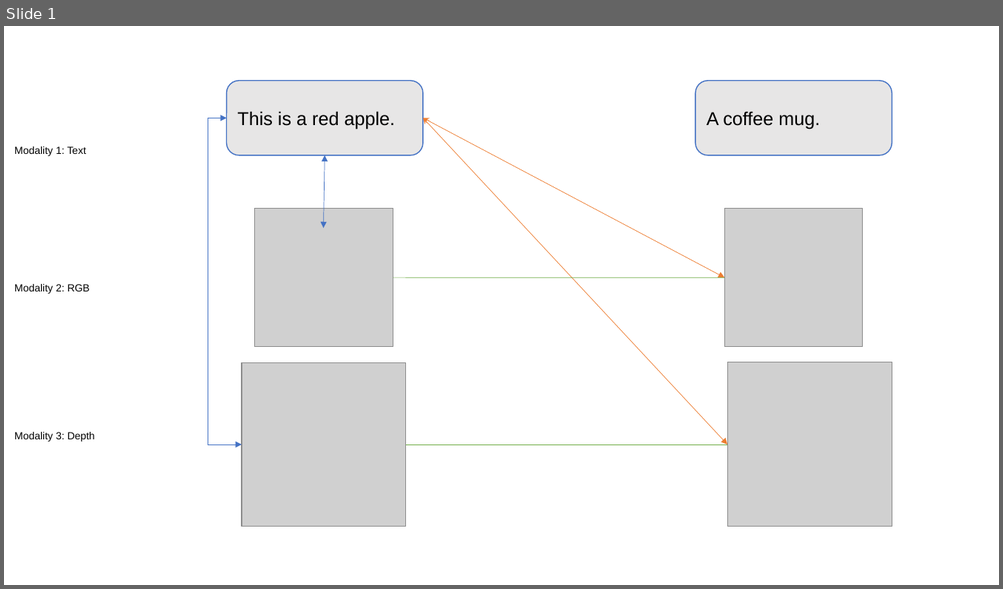
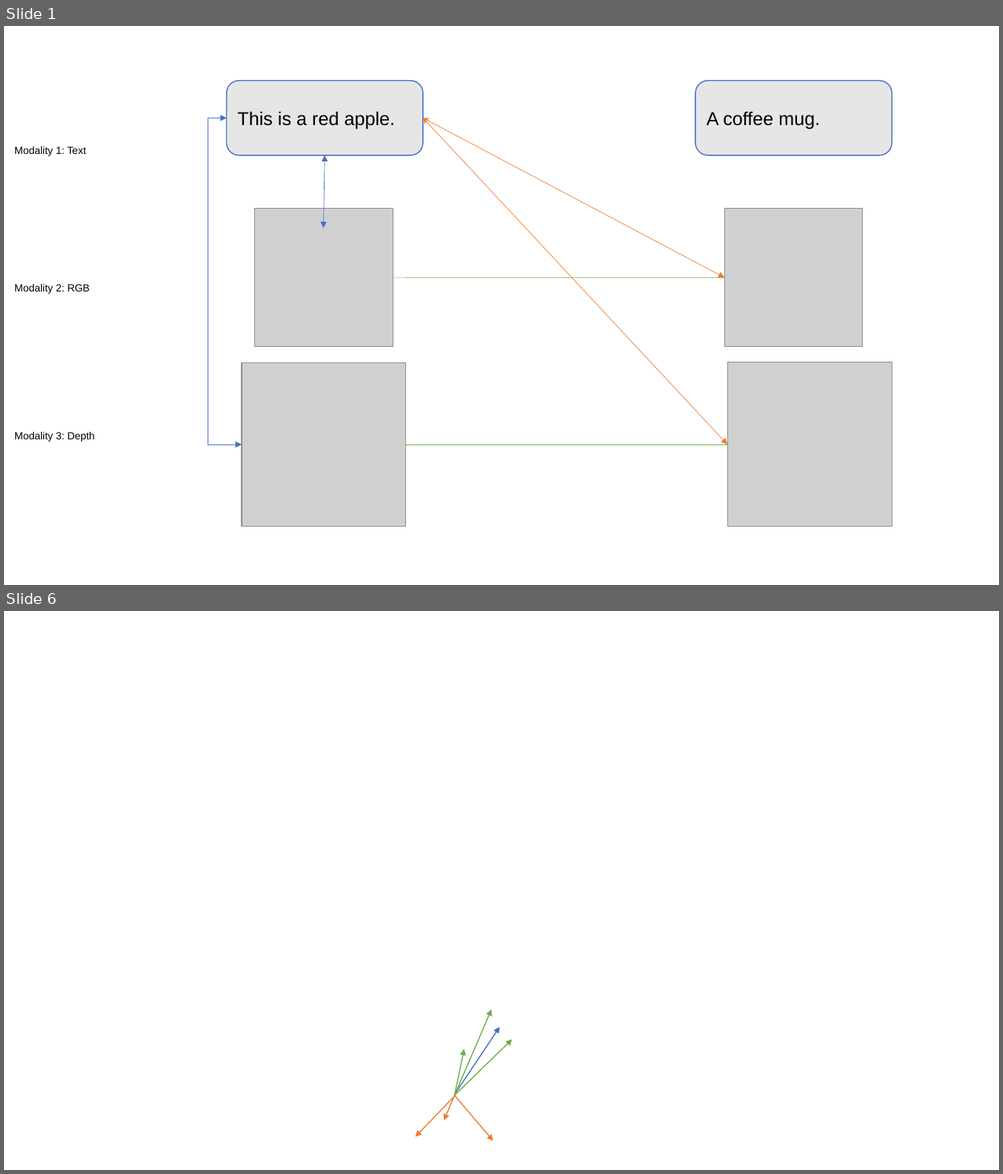
Before and after one commit to kasraprime/EMMA, a slide deck: Paper/Figures/MMA-paper.pptx. Shown one above the other, each under a label of ours: slide 1 before the commit, slides 1 and 6 after it; the slides between them are not shown. The pictures are 1003x589 and 1003x1174 pixels, drawn with LibreOffice and Linux fonts; fonts in the diff are those of the drawing; grey boxes stand for pictures. Boxes give left, top, right and bottom in pixels: in the first picture for what was removed or moved away, otherwise in the second. Text is boxed around its words. In the diff, an @@ line names an element or a change of style, - is before the commit and + after.

```diff
--- a/Paper/Figures/MMA-paper.pptx
+++ b/Paper/Figures/MMA-paper.pptx
@@ slide 6 added at [4, 611, 999, 1170], background #FFFFFF @@
@@ arrow added from (455, 1096) to (491, 1010), #70AD47 1 pt @@
@@ arrow added from (455, 1095) to (499, 1028), #4472C4 1 pt @@
@@ arrow added from (455, 1096) to (512, 1040), #70AD47 1 pt @@
@@ arrow added from (455, 1096) to (464, 1050), #70AD47 1 pt @@
@@ arrow added from (455, 1096) to (415, 1137), #ED7D31 1 pt @@
@@ arrow added from (455, 1096) to (444, 1121), #ED7D31 1 pt @@
@@ arrow added from (455, 1096) to (493, 1142), #ED7D31 1 pt @@
```
Also in this commit, not shown: 1 slide changed, 7 other slides added, 16 other files.
